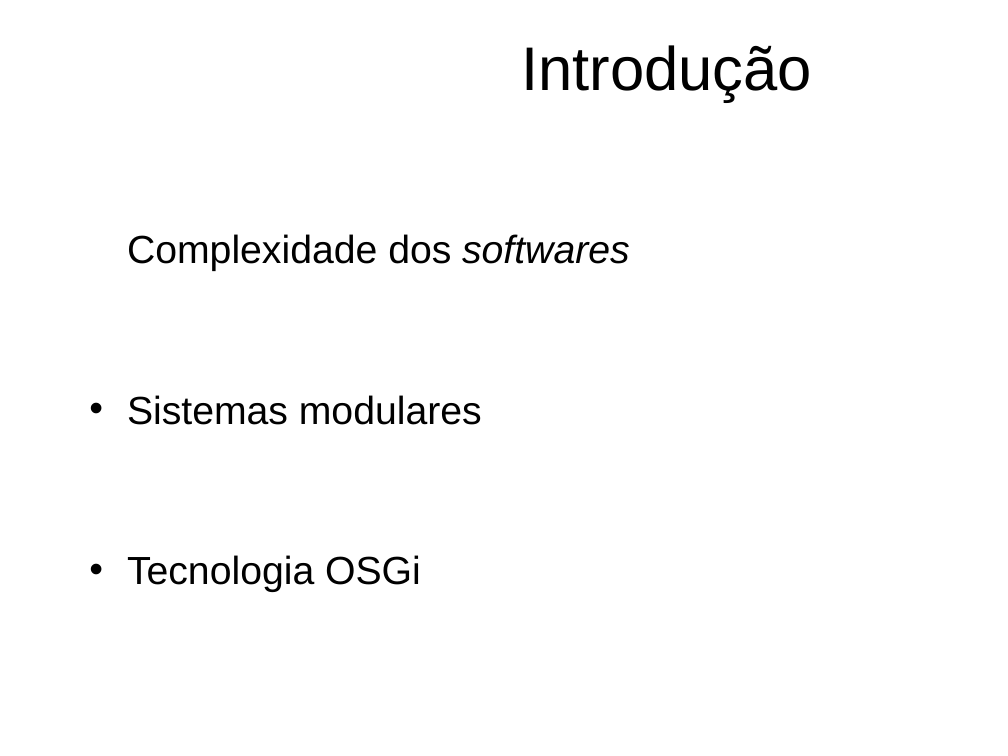
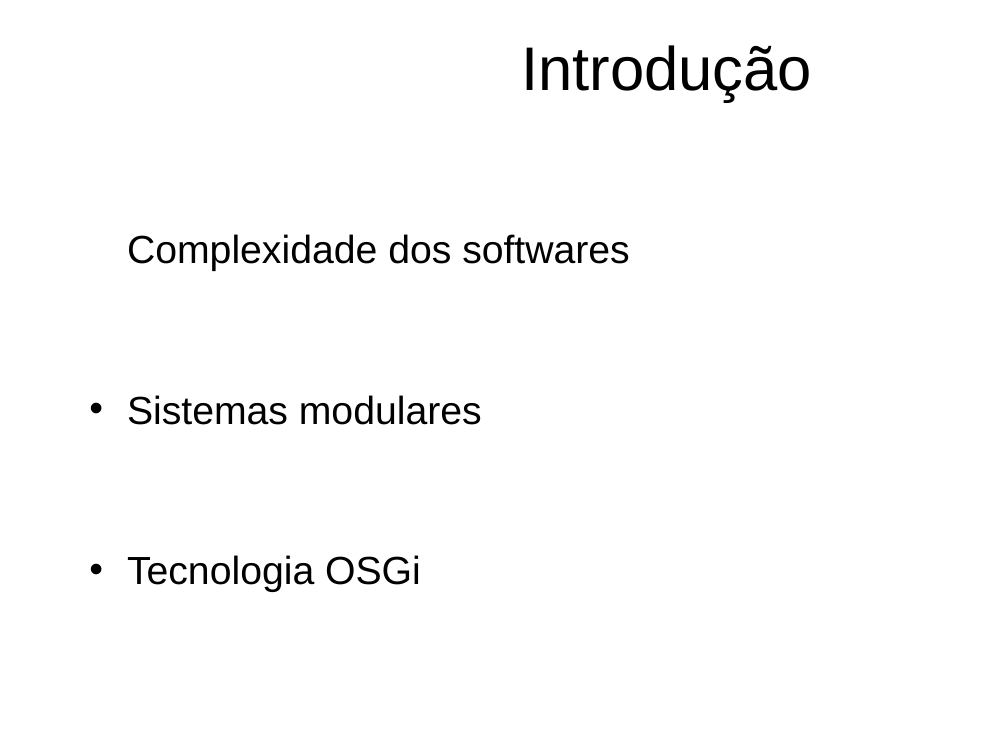
Before and after one commit to feliperodriguesprado/tcc_repository, a slide deck: slide 5 of documents/life_cycle/banca_final/banca_final_slides.odp. Drawn at 1008x756 pixels with LibreOffice and Linux fonts; fonts in the diff are those of the drawing; background and template pictures are left out. Boxes give left, top, right and bottom in pixels: in the first picture for what was removed or moved away, otherwise in the second. Text is boxed around its words. In the diff, an @@ line names an element or a change of style, - is before the commit and + after.

```diff
--- a/documents/life_cycle/banca_final/banca_final_slides.odp
+++ b/documents/life_cycle/banca_final/banca_final_slides.odp
@@ text at box(127, 234, 630, 271): italic off in "softwares" @@
```
Also in this commit, not shown: 4 other slides changed, 1 slide added, 1 slide removed.
